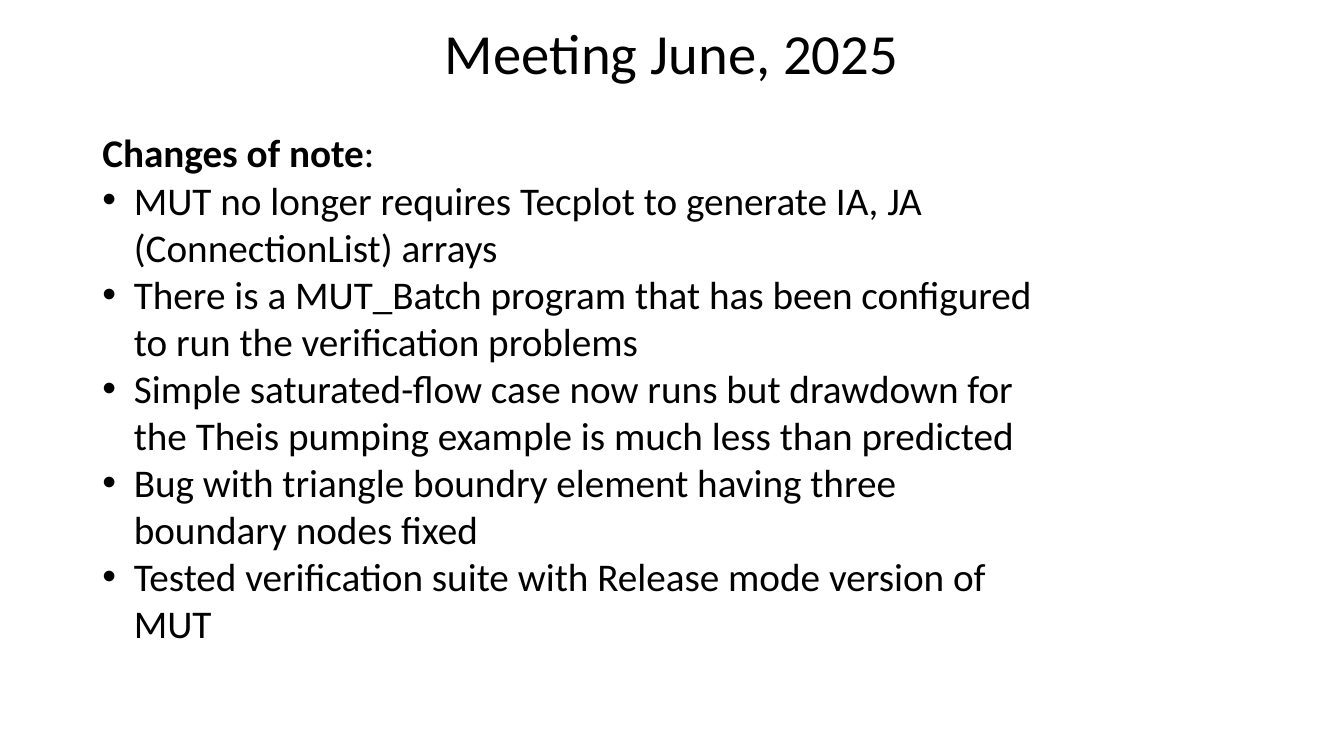
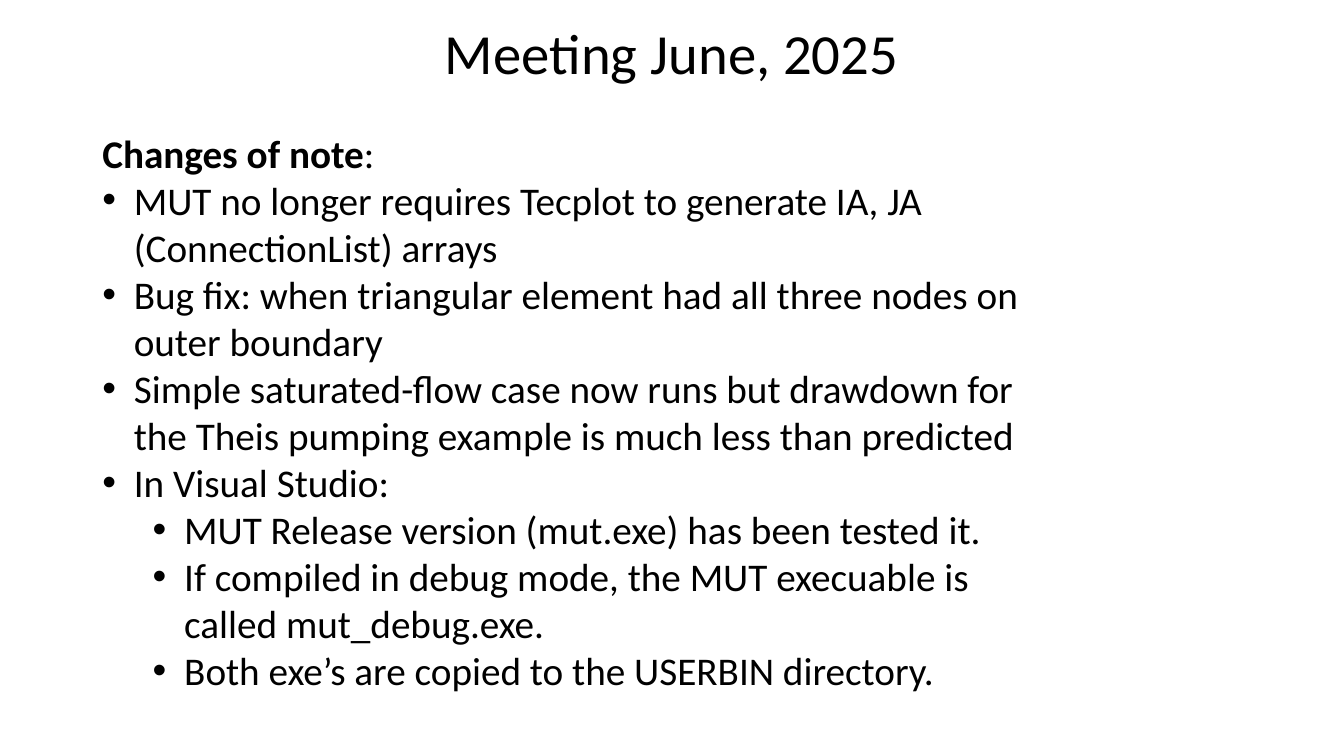
Before and after one commit to Grdbldr/MUT_Source, a slide deck: slide 1 of Docs/Slides/Meeting June 25.pptx. Drawn at 1344x756 pixels with LibreOffice and Linux fonts; fonts in the diff are those of the drawing. Boxes give left, top, right and bottom in pixels: in the first picture for what was removed or moved away, otherwise in the second. Text is boxed around its words. In the diff, an @@ line names an element or a change of style, - is before the commit and + after.

```diff
--- a/Docs/Slides/Meeting June 25.pptx
+++ b/Docs/Slides/Meeting June 25.pptx
@@ text at (134,281,1018,363): text changed @@
-• There is a MUT_Batch program that has been configured to run the verification problems
+• Bug fix: when triangular element had all three nodes on outer boundary
@@ text at (134,469,981,692): text changed @@
-• Bug with triangle boundry element having three boundary nodes fixed
-• Tested verification suite with Release mode version of MUT
+• In Visual Studio:
+  • MUT Release version (mut.exe) has been tested it.
+  • If compiled in debug mode, the MUT execuable is called mut_debug.exe.
+  • Both exe’s are copied to the USERBIN directory.
```
Also in this commit, not shown: 1 other slide changed, 2 slides added.
